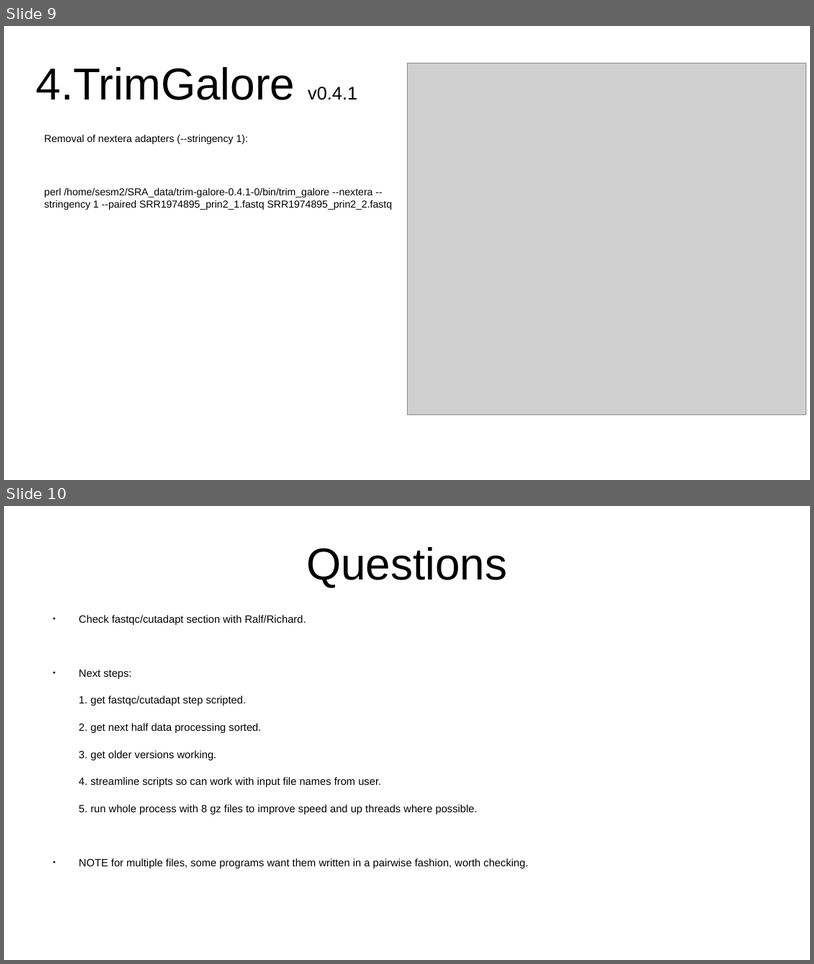
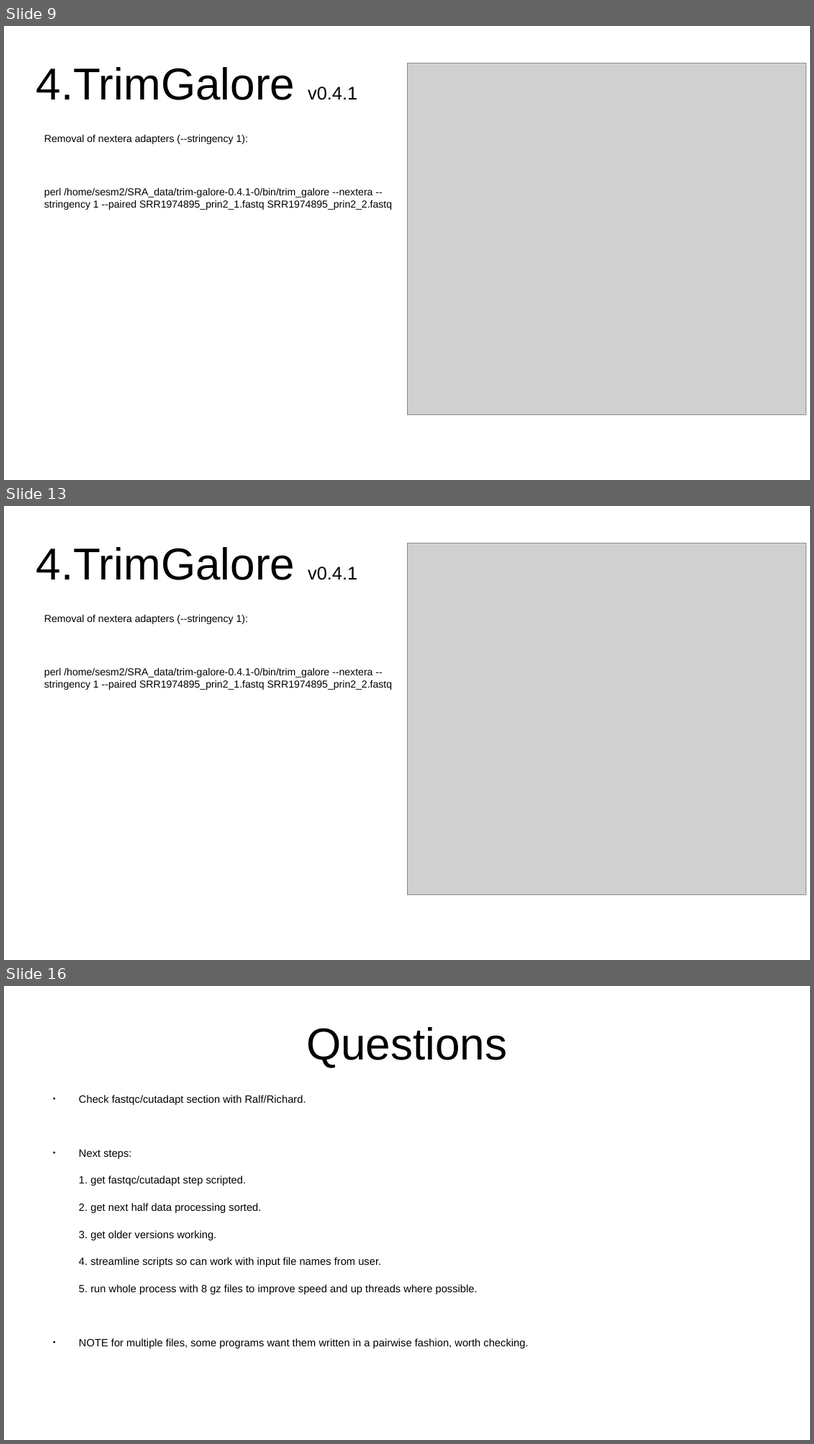
Before and after one commit to LonaCoding/SRP, a slide deck: Pipeline1/Lab_book.odp. Shown one above the other, each under a label of ours: slides 9 and 10 before the commit, slides 9, 13 and 16 after it; the slides between them are not shown. The pictures are 814x964 and 814x1444 pixels, drawn with LibreOffice and Linux fonts; fonts in the diff are those of the drawing; grey boxes stand for pictures. Boxes give left, top, right and bottom in pixels: in the first picture for what was removed or moved away, otherwise in the second. Text is boxed around its words. In the diff, an @@ line names an element or a change of style, - is before the commit and + after.

```diff
--- a/Pipeline1/Lab_book.odp
+++ b/Pipeline1/Lab_book.odp
@@ slide 13 added at bbox=[4, 506, 810, 960], background #FFFFFF @@
@@ title added at bbox=[36, 547, 358, 580], 44 pt, text #000000 @@
+4.TrimGalore v0.4.1
@@ picture added at bbox=[408, 543, 808, 895] @@
@@ text added at bbox=[44, 614, 393, 690], 10 pt, text #000000 @@
+Removal of nextera adapters (--stringency 1):
+perl /home/sesm2/SRA_data/trim-galore-0.4.1-0/bin/trim_galore --nextera --stringency 1 --paired SRR1974895_prin2_1.fastq SRR1974895_prin2_2.fastq
@@ what was slide 10 is now slide 16 @@
```
Also in this commit, not shown: 5 other slides added.
